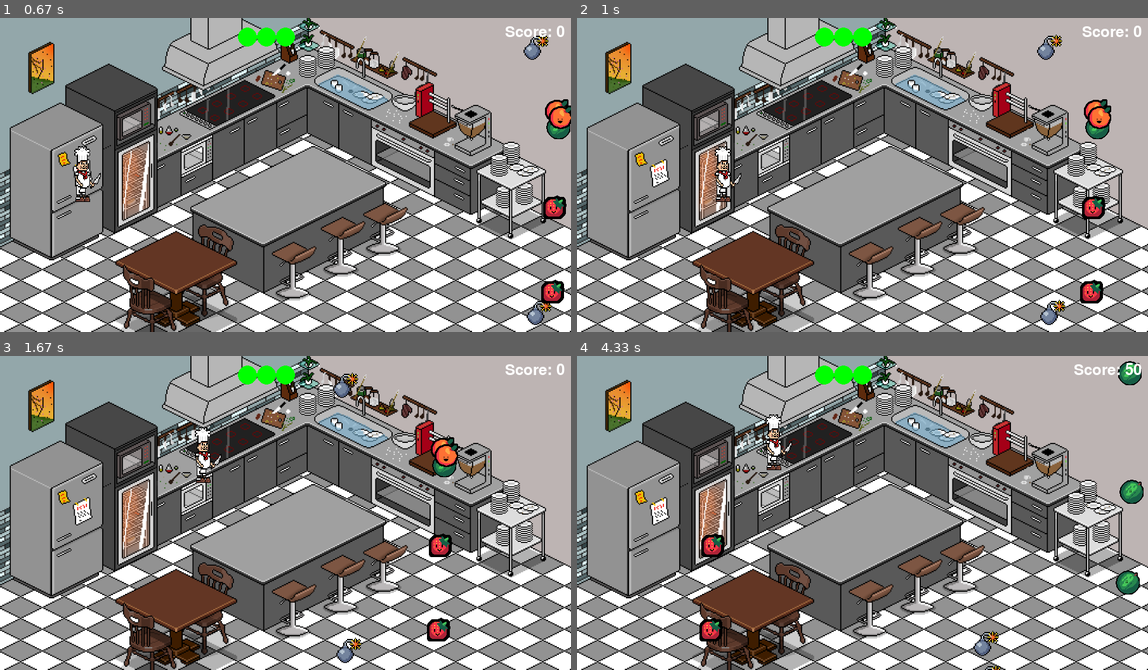
Above: before the commit, frames 1-4 (two rows, left to right).
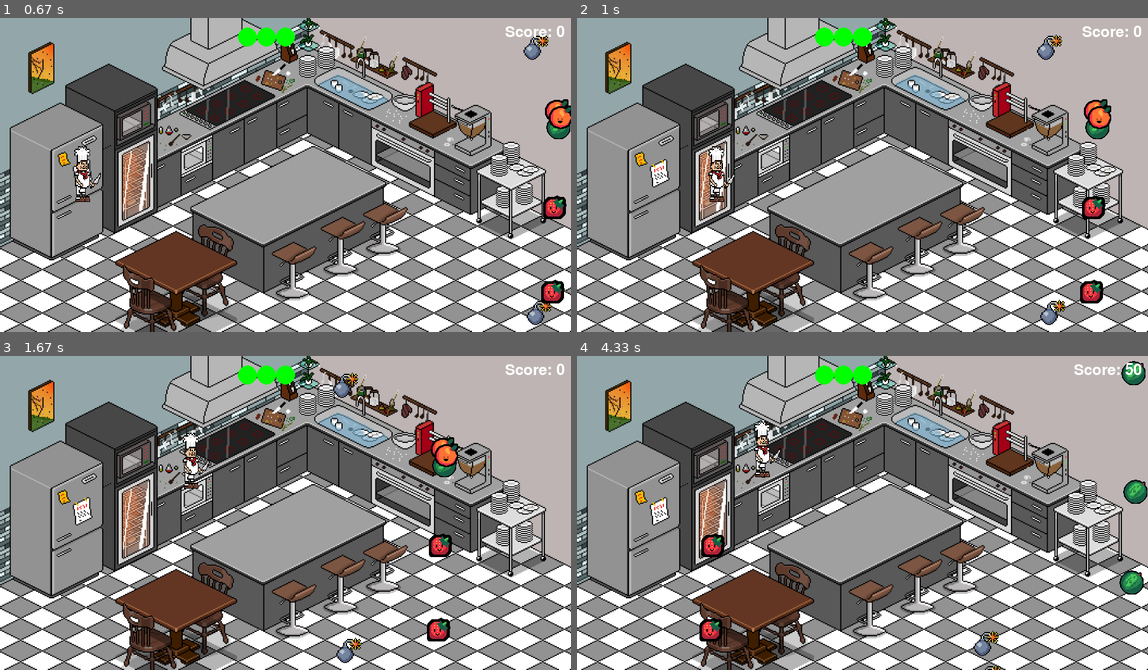
Above: after the commit, the same moments.

Repository: SkyesCodes/Pygame
Game: pygame game, started from main.py
Two runs of this game, one before a commit and one after it. Both use one fixed random seed, a clock stepped at 60 frames per second and the inputs below.
Inputs (mouse positions are in pixels of both pictures, inside the frame that each line leads up to):
- Up to frame 1 (0.67 s): click "START" at 0.38 s
- Up to frame 2 (1 s): hold D from 0.67 s (still down); move the mouse to (839, 187) at 0.7 s
- Up to frame 3 (1.67 s): release D at 1.13 s; hold W 1.17-1.47 s; hold D from 1.5 s (still down)
- Up to frame 4 (4.33 s): release D at 1.97 s; hold A 2-2.53 s; hold S 2.57-2.87 s; hold A 2.9-3.3 s; hold W 3.33-3.7 s; hold D from 3.73 s (still down)

Frame 1 is identical in both runs. In frame 2, 0.5% of the frame differs, in the area x 23-29%, y 40-59%; in frame 3, 0.7%; in frame 4, 1.4%, in the area x 31-100%, y 1-76%.

Commit message:
adjusted chef speed for balance

Diff:
--- a/main.py
+++ b/main.py
@@ -7,7 +7,7 @@
 pygame.display.set_caption("Citrus Slicer!")
 
 FPS = 60
-VEL = 5
+VEL = 4.5
 
 CHEF_WIDTH, CHEF_HEIGHT = 70, 90
 BOMB_WIDTH, BOMB_HEIGHT = 50, 50
